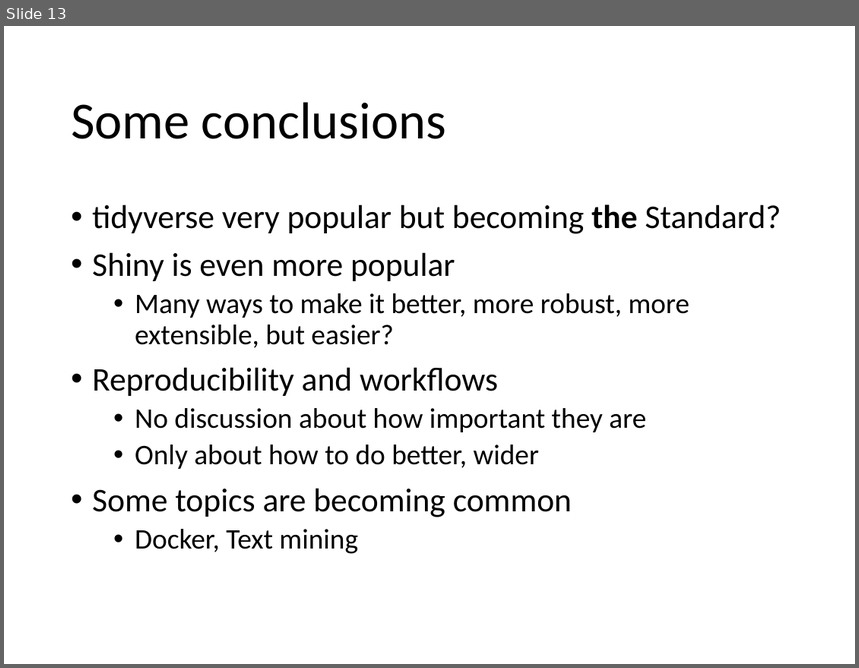
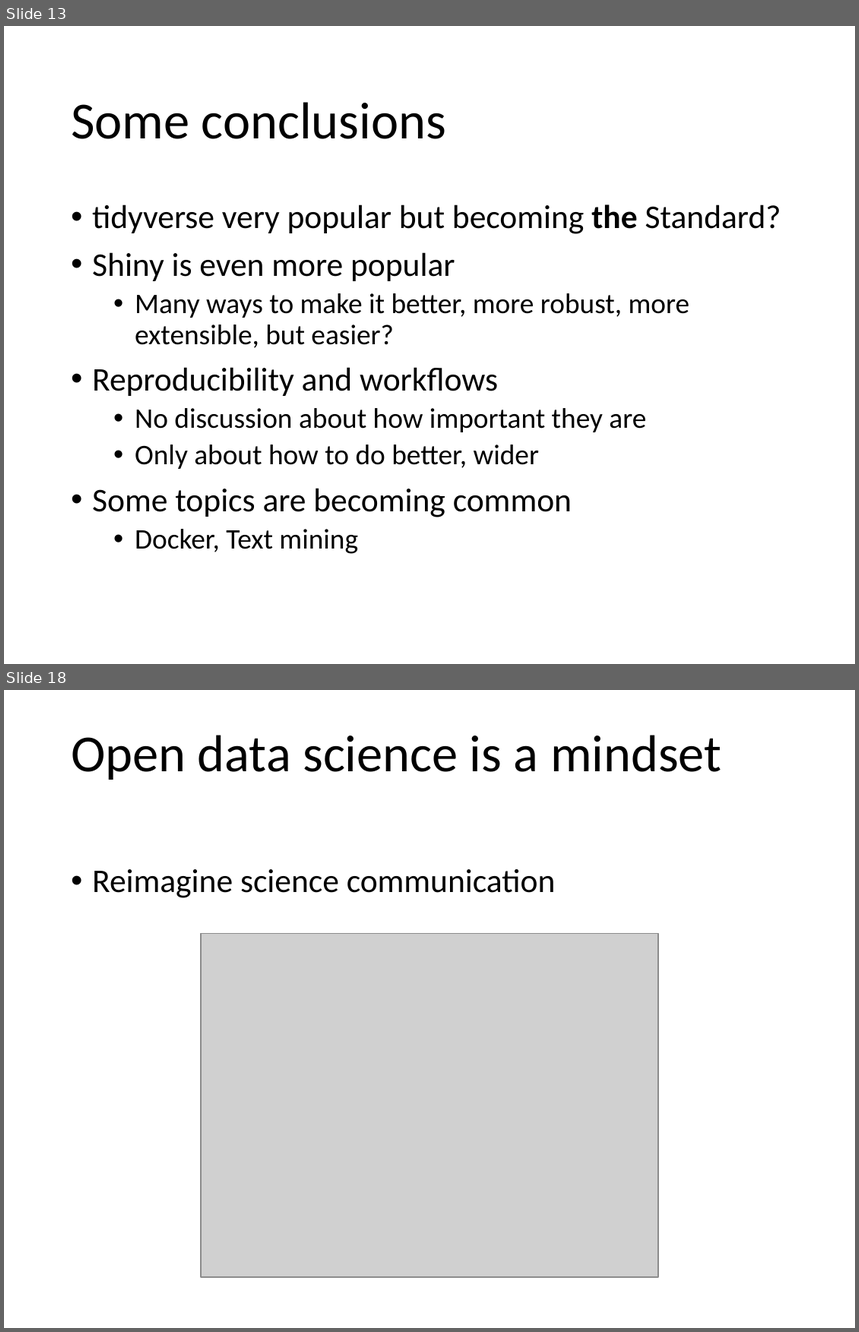
Before and after one commit to alexsanchezpla/2019-09-Lessons_learned_from_UseR2019, a slide deck: Lesssons learned from UseR! 2019.pptx. Shown one above the other, each under a label of ours: slide 13 before the commit, slides 13 and 18 after it; the slides between them are not shown. The pictures are 859x668 and 859x1332 pixels, drawn with LibreOffice and Linux fonts; fonts in the diff are those of the drawing; grey boxes stand for pictures. Boxes give left, top, right and bottom in pixels: in the first picture for what was removed or moved away, otherwise in the second. Text is boxed around its words. In the diff, an @@ line names an element or a change of style, - is before the commit and + after.

```diff
--- a/Lesssons learned from UseR! 2019.pptx
+++ b/Lesssons learned from UseR! 2019.pptx
@@ slide 18 added at box(4, 690, 855, 1328), background #FFFFFF @@
@@ title added at box(71, 735, 721, 780), 44 pt, text #000000 @@
+Open data science is a mindset
@@ text added at box(92, 869, 556, 898), 28 pt, text #000000 @@
+• Reimagine science communication
@@ picture added at box(201, 933, 658, 1277) @@
```
Also in this commit, not shown: 6 other slides added.
